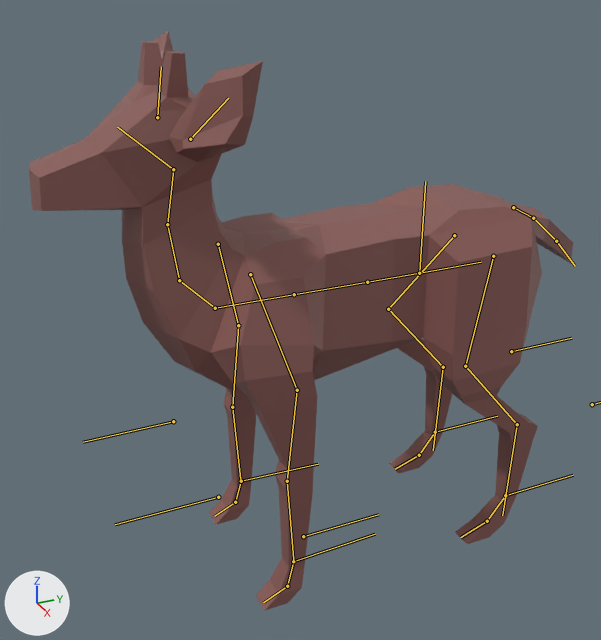
The glTF model Assets_in_Progress/DeerCreature.glb, before and after one commit.
Camera for both pictures: a camera (50 mm lens) standing at (12.22, -5.57, 10.9) and looking at (-0.21, 0.03, 4.68). The lights are fixed; the arrows at lower left show +X, +Y and +Z. The bones that bend it are drawn over the model as lines.

In view in the first picture: 'Deer'.
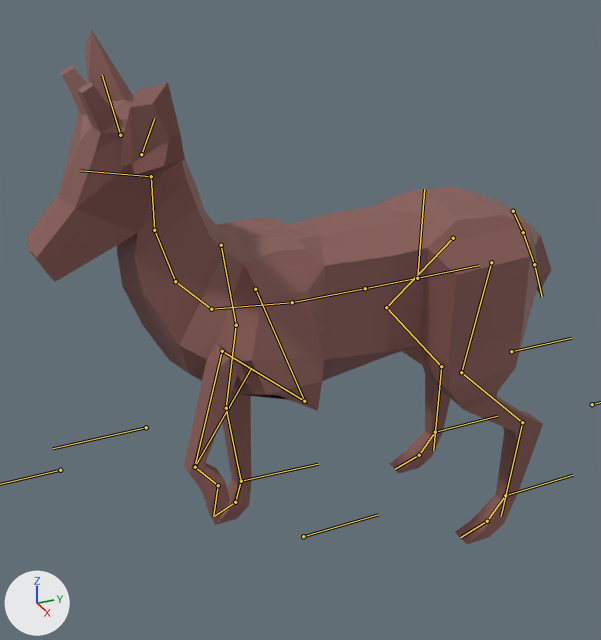
The newer file adds an action. The first version stands in its rest pose; the second is drawn at frame 7 of the action 'Deer_StompGround'.

What changed in the scene script:
```text
Change bone_frontlegik_l:
    where bone_frontlegik_l = bpy.data.objects['Armature'].pose.bones['frontLegIK.L']  # child of 'root'
    bone_frontlegik_l.location: (0.0, 0.0, 0.0) -> (0.49, -1.93, 2.93)
    bone_frontlegik_l.rotation_quaternion: (1.0, 0.0, 0.0, 0.0) -> (0.889, 0.45, -0.08, 0.002)  # degrees (0, 0, 0) -> degrees (54, -8, -4)
Change bone_rig_ctrl:
    where bone_rig_ctrl = bpy.data.objects['Armature'].pose.bones['rig_CTRL']  # child of 'root'
    bone_rig_ctrl.location: (0.0, 0.0, 0.0) -> (0.0, -0.09, -0.04)
    bone_rig_ctrl.rotation_quaternion: (1.0, 0.0, 0.0, 0.0) -> (0.999, -0.012, -0.001, 0.031)  # degrees (0, 0, 0) -> degrees (-1, 0, 4)
Change bone_tail_001:
    where bone_tail_001 = bpy.data.objects['Armature'].pose.bones['tail.001']  # child of 'pelvis'
    bone_tail_001.rotation_quaternion: (1.0, 0.0, 0.0, 0.0) -> (0.971, -0.241, 0.0, 0.0)  # degrees (0, 0, 0) -> degrees (-28, 0, 0)
Change bone_tail_002:
    where bone_tail_002 = bpy.data.objects['Armature'].pose.bones['tail.002']  # child of 'tail.001'
    bone_tail_002.rotation_quaternion: (1.0, 0.0, 0.0, 0.0) -> (0.998, 0.059, 0.0, 0.0)  # degrees (0, 0, 0) -> degrees (7, 0, 0)
Change bone_backleg_002_l:
    where bone_backleg_002_l = bpy.data.objects['Armature'].pose.bones['backLeg.002.L']  # child of 'backLeg.001.L'
    bone_backleg_002_l.rotation_quaternion: (1.0, 0.0, 0.0, 0.0) -> (0.998, 0.033, -0.023, 0.041)  # degrees (0, 0, 0) -> degrees (4, -3, 5)
Change bone_backleg_003_l:
    where bone_backleg_003_l = bpy.data.objects['Armature'].pose.bones['backLeg.003.L']  # child of 'backLeg.002.L'
    bone_backleg_003_l.rotation_quaternion: (1.0, 0.0, 0.0, 0.0) -> (0.995, 0.005, 0.0, -0.1)  # degrees (0, 0, 0) -> degrees (1, 0, -11)
Change bone_backleg_002_r:
    where bone_backleg_002_r = bpy.data.objects['Armature'].pose.bones['backLeg.002.R']  # child of 'backLeg.001.R'
    bone_backleg_002_r.rotation_quaternion: (1.0, 0.0, 0.0, 0.0) -> (0.999, -0.035, -0.022, 0.012)  # degrees (0, 0, 0) -> degrees (-4, -2, 1)
Change bone_spine_002:
    where bone_spine_002 = bpy.data.objects['Armature'].pose.bones['spine.002']  # child of 'spine.003'
    bone_spine_002.rotation_quaternion: (1.0, 0.0, 0.0, 0.0) -> (0.999, 0.004, -0.044, 0.0)  # degrees (0, 0, 0) -> degrees (0, -5, 0)
Change bone_spine_001:
    where bone_spine_001 = bpy.data.objects['Armature'].pose.bones['spine.001']  # child of 'spine.002'
    bone_spine_001.rotation_quaternion: (1.0, 0.0, 0.0, 0.0) -> (0.998, 0.035, 0.048, -0.034)  # degrees (0, 0, 0) -> degrees (4, 6, -4)
Change bone_frontleg_001_l:
    where bone_frontleg_001_l = bpy.data.objects['Armature'].pose.bones['frontLeg.001.L']  # child of 'spine.001'
    bone_frontleg_001_l.location: (0.0, 0.0, 0.0) -> (0.0, 0.07, 0.42)
    bone_frontleg_001_l.rotation_quaternion: (1.0, 0.0, 0.0, 0.0) -> (0.988, -0.023, -0.133, 0.068)  # degrees (0, 0, 0) -> degrees (-4, -15, 8)
Change bone_frontleg_002_l:
    where bone_frontleg_002_l = bpy.data.objects['Armature'].pose.bones['frontLeg.002.L']  # child of 'frontLeg.001.L'
    bone_frontleg_002_l.rotation_quaternion: (1.0, 0.0, 0.0, 0.0) -> (0.446, 0.003, 0.144, -0.883)  # degrees (0, 0, 0) -> degrees (-15, 8, -127)
Change bone_frontleg_003_l:
    where bone_frontleg_003_l = bpy.data.objects['Armature'].pose.bones['frontLeg.003.L']  # child of 'frontLeg.002.L'
    bone_frontleg_003_l.rotation_quaternion: (1.0, 0.0, 0.0, 0.0) -> (0.656, -0.004, 0.0, 0.755)  # degrees (0, 0, 0) -> degrees (0, 0, 98)
Change bone_frontleg_002_r:
    where bone_frontleg_002_r = bpy.data.objects['Armature'].pose.bones['frontLeg.002.R']  # child of 'frontLeg.001.R'
    bone_frontleg_002_r.rotation_quaternion: (1.0, 0.0, 0.0, 0.0) -> (0.997, -0.049, -0.051, 0.002)  # degrees (0, 0, 0) -> degrees (-6, -6, 0)
Change bone_frontleg_003_r:
    where bone_frontleg_003_r = bpy.data.objects['Armature'].pose.bones['frontLeg.003.R']  # child of 'frontLeg.002.R'
    bone_frontleg_003_r.rotation_quaternion: (1.0, 0.0, 0.0, 0.0) -> (0.998, 0.0, 0.0, -0.066)  # degrees (0, 0, 0) -> degrees (0, 0, -8)
Change bone_neck_001:
    where bone_neck_001 = bpy.data.objects['Armature'].pose.bones['neck.001']  # child of 'spine.001'
    bone_neck_001.rotation_quaternion: (1.0, 0.0, 0.0, 0.0) -> (0.999, -0.034, 0.0, 0.0)  # degrees (0, 0, 0) -> degrees (-4, 0, 0)
Change bone_neck_002:
    where bone_neck_002 = bpy.data.objects['Armature'].pose.bones['neck.002']  # child of 'neck.001'
    bone_neck_002.rotation_quaternion: (1.0, 0.0, 0.0, 0.0) -> (0.996, -0.079, 0.036, -0.001)  # degrees (0, 0, 0) -> degrees (-9, 4, 0)
Change bone_head:
    where bone_head = bpy.data.objects['Armature'].pose.bones['head']  # child of 'neck.003'
    bone_head.rotation_quaternion: (1.0, 0.0, 0.0, 0.0) -> (0.984, -0.179, -0.001, -0.001)  # degrees (0, 0, 0) -> degrees (-21, 0, 0)
Change bone_ear_l:
    where bone_ear_l = bpy.data.objects['Armature'].pose.bones['ear.L']  # child of 'head'
    bone_ear_l.location: (0.0, 0.0, 0.0) -> (-0.08, -0.1, -0.03)
    bone_ear_l.rotation_quaternion: (1.0, 0.0, 0.0, 0.0) -> (0.995, -0.023, -0.083, -0.043)  # degrees (0, 0, 0) -> degrees (-2, -10, -5)
Change bone_ear_r:
    where bone_ear_r = bpy.data.objects['Armature'].pose.bones['ear.R']  # child of 'head'
    bone_ear_r.location: (0.0, 0.0, 0.0) -> (-0.08, -0.1, -0.03)
    bone_ear_r.rotation_quaternion: (1.0, 0.0, 0.0, 0.0) -> (0.995, -0.023, -0.083, -0.043)  # degrees (0, 0, 0) -> degrees (-2, -10, -5)
```

Where the change shows, as pixel boxes (x1, y1, x2, y2) in the pictures (601 x 640 px):
'Deer', posed (11% shorter): before (29, 31, 573, 611); after (27, 30, 552, 544)
bone 'frontLegIK.L', root to tip: before (293, 561) to (375, 534); after (195, 466) to (251, 368)
bone 'rig_CTRL', root to tip: before (419, 273) to (425, 181); after (417, 278) to (424, 189)
bone 'tail.001', root to tip: before (513, 207) to (533, 218); after (513, 211) to (523, 232)
bone 'tail.002', root to tip: before (533, 218) to (556, 241); after (523, 232) to (534, 264)
bone 'backLeg.002.L', root to tip: before (465, 366) to (517, 424); after (461, 372) to (522, 422)
bone 'backLeg.003.L', root to tip: before (517, 424) to (502, 515); after (522, 422) to (501, 516)
bone 'backLeg.002.R', root to tip: before (388, 309) to (443, 367); after (386, 307) to (441, 366)
bone 'spine.002', root to tip: before (367, 282) to (294, 294); after (365, 288) to (292, 302)
bone 'spine.001', root to tip: before (294, 294) to (215, 308); after (292, 302) to (211, 309)
bone 'frontLeg.001.L', root to tip: before (250, 274) to (297, 390); after (255, 289) to (304, 401)
bone 'frontLeg.002.L', root to tip: before (297, 390) to (287, 481); after (304, 401) to (222, 351)
bone 'frontLeg.003.L', root to tip: before (287, 481) to (293, 559); after (222, 351) to (195, 463)
bone 'frontLeg.002.R', root to tip: before (238, 325) to (232, 407); after (236, 325) to (226, 408)
bone 'frontLeg.003.R', root to tip: before (232, 407) to (240, 479); after (226, 408) to (240, 479)
bone 'neck.001', root to tip: before (215, 308) to (179, 280); after (211, 309) to (175, 281)
bone 'neck.002', root to tip: before (179, 280) to (167, 224); after (175, 281) to (154, 230)
bone 'head', root to tip: before (173, 169) to (117, 127); after (151, 176) to (80, 170)
bone 'ear.L', root to tip: before (190, 139) to (228, 98); after (141, 154) to (154, 118)
bone 'ear.R', root to tip: before (157, 117) to (161, 66); after (120, 135) to (102, 75)
